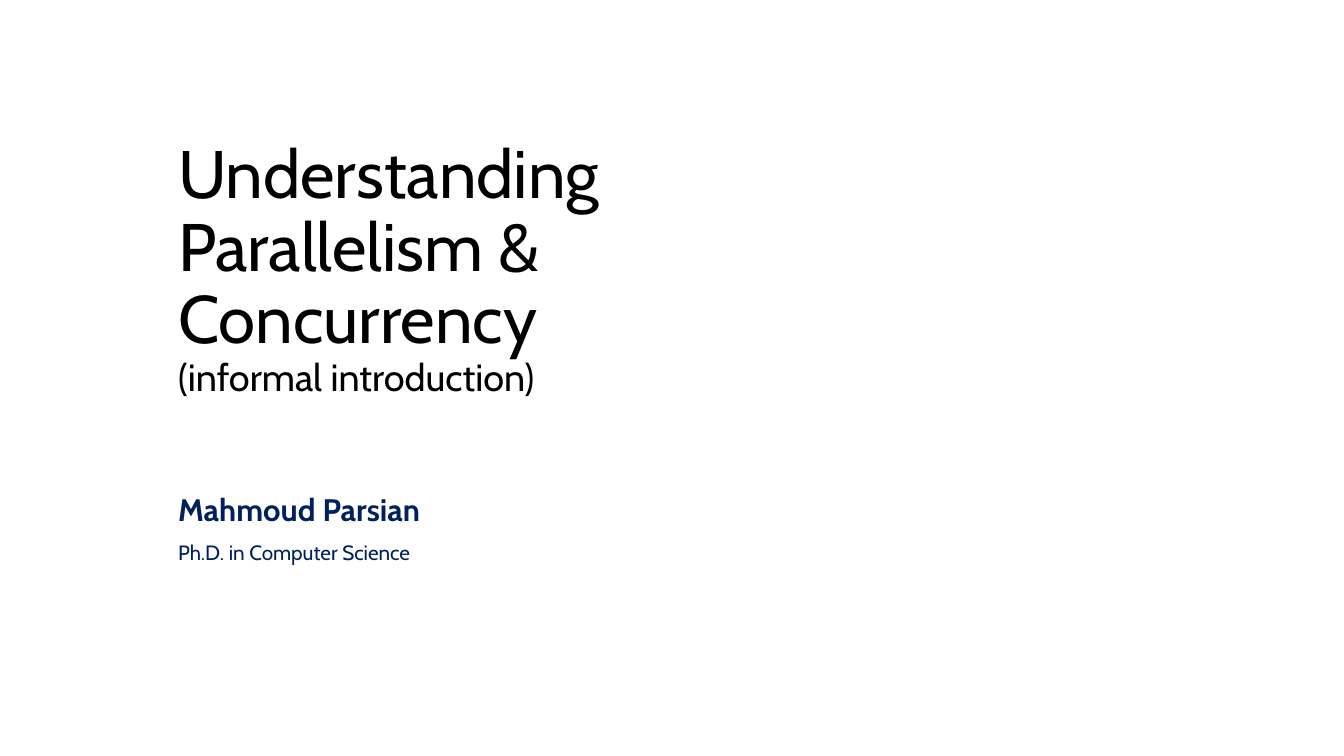
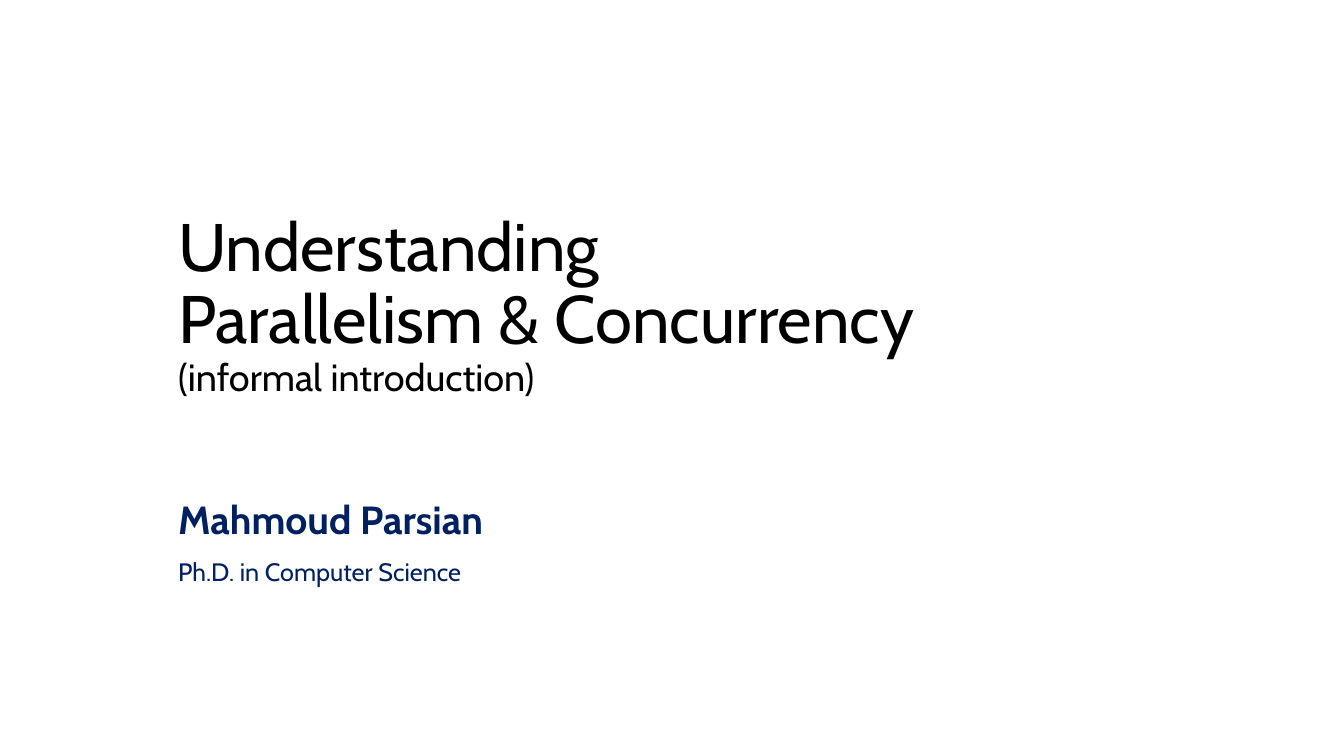
Before and after one commit to mahmoudparsian/big-data-modeling, a slide deck: slide 1 of slides/parallelism/2.1_understanding_parallelism.pptx. Drawn at 1344x756 pixels with LibreOffice and Linux fonts; fonts in the diff are those of the drawing; background and template pictures are left out. Boxes give left, top, right and bottom in pixels: in the first picture for what was removed or moved away, otherwise in the second. Text is boxed around its words. In the diff, an @@ line names an element or a change of style, - is before the commit and + after.

Commit message:
updated

```diff
--- a/slides/parallelism/2.1_understanding_parallelism.pptx
+++ b/slides/parallelism/2.1_understanding_parallelism.pptx
@@ title "Understanding Parallelism & Concurrency (informal ..." rewrapped from (178, 147, 599, 396) to (178, 220, 914, 396) @@
@@ subtitle "Mahmoud Parsian" at (178, 504, 483, 587): size 22.2 to 28 pt in "Mahmoud Parsian"; size 14.8 to 18 pt in "Ph.D. in Computer Science"; line spacing 0.9 to 1 @@
```
